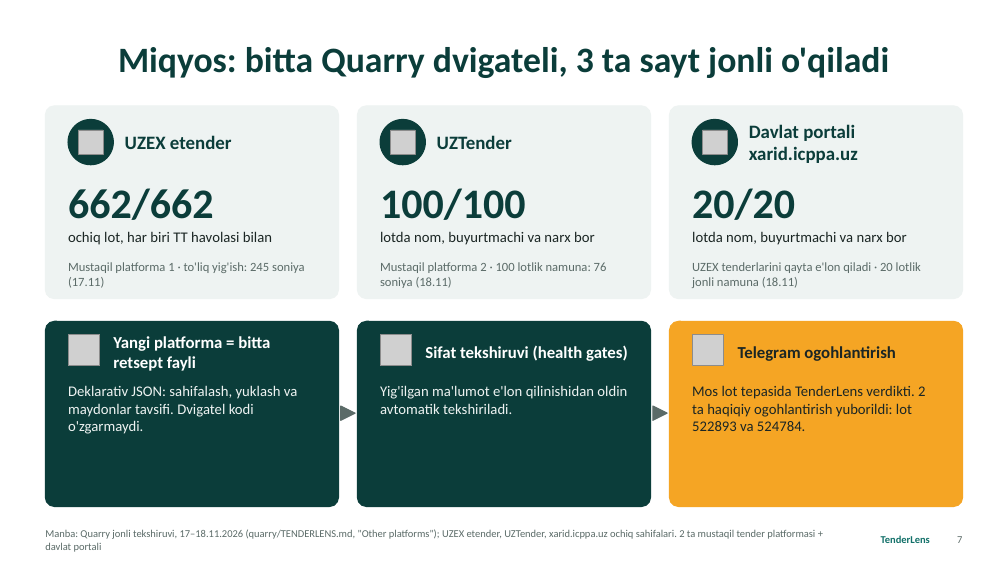
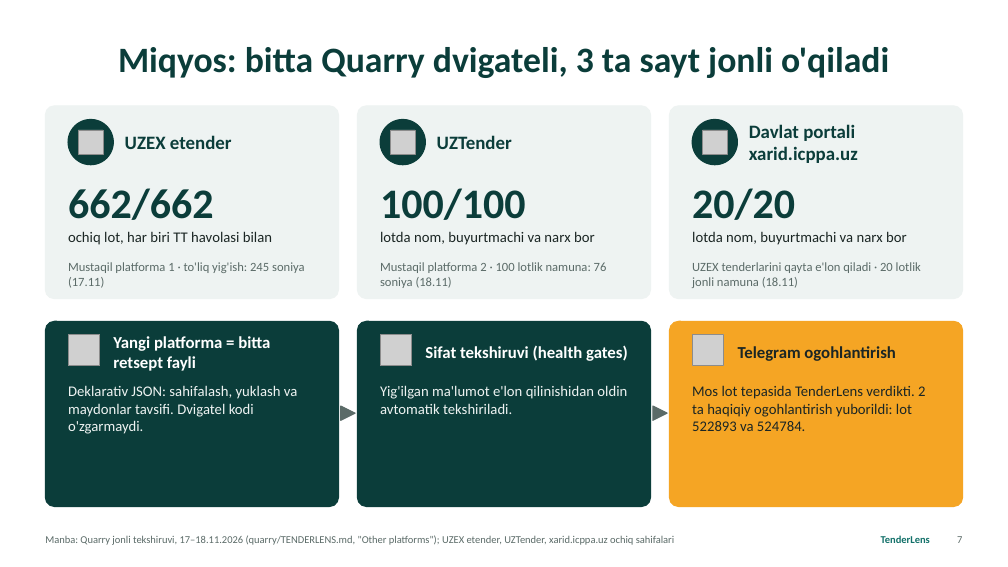
Before and after one commit to kamol1dn/tenderlens, a slide deck: slide 7 of tenderlens/deck/TenderLens.pptx. Drawn at 1008x567 pixels with LibreOffice and Linux fonts; fonts in the diff are those of the drawing; grey boxes stand for pictures. Boxes give left, top, right and bottom in pixels: in the first picture for what was removed or moved away, otherwise in the second. Text is boxed around its words. In the diff, an @@ line names an element or a change of style, - is before the commit and + after.

Commit message:
deck: scale slide, 3 sites not 3 platforms

```diff
--- a/tenderlens/deck/TenderLens.pptx
+++ b/tenderlens/deck/TenderLens.pptx
@@ text at (45,535,674,545): text changed @@
-Manba: Quarry jonli tekshiruvi, 17–18.11.2026 (quarry/TENDERLENS.md, "Other platforms"); UZEX etender, UZTender, xarid.icppa.uz ochiq sahifalari. 2 ta mustaqil tender platformasi + davlat portali
+Manba: Quarry jonli tekshiruvi, 17–18.11.2026 (quarry/TENDERLENS.md, "Other platforms"); UZEX etender, UZTender, xarid.icppa.uz ochiq sahifalari
```
Also in this commit, not shown: 2 other files.
